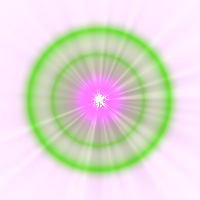
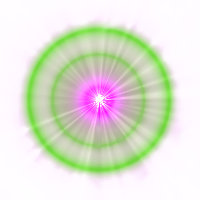
Layers edited between the first and the second (200, 200) image:
painted on "Background" over [0, 0, 200, 200]
